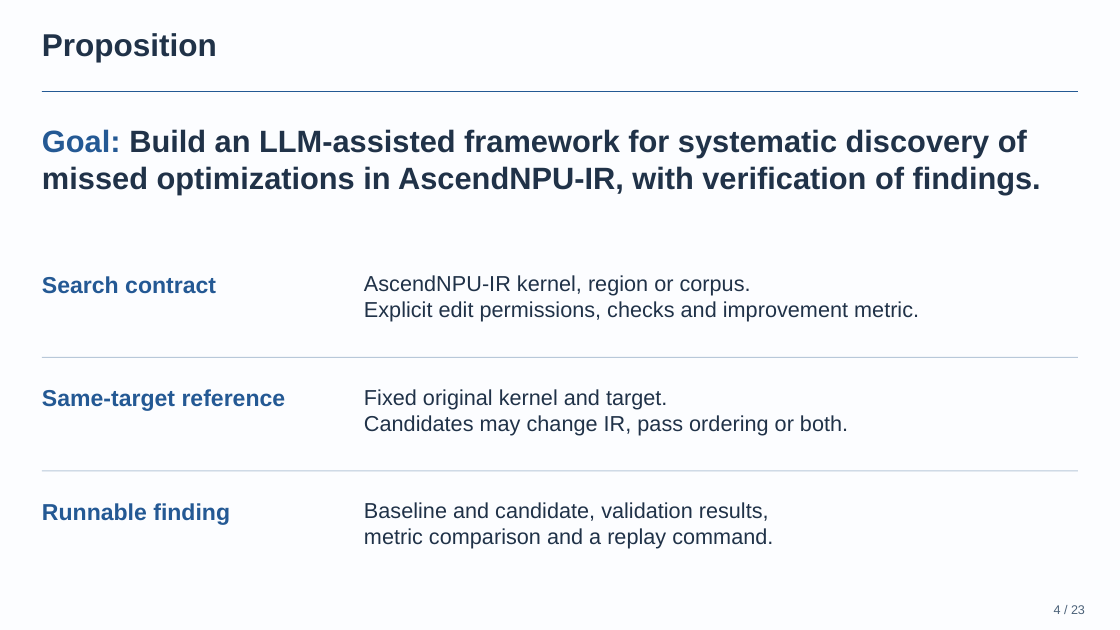
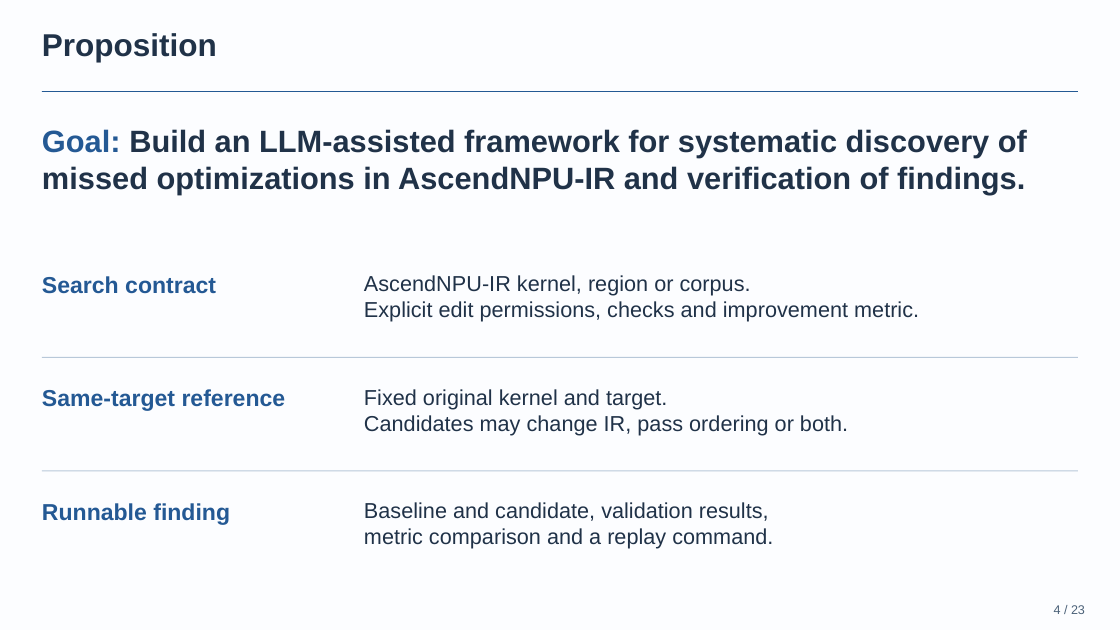
Before and after one commit to BonZirka/ascend-npu-optimization-research, a slide deck: slide 4 of output/ascend-optimization-pitch/ascend-optimization-technical.pptx. Drawn at 1120x630 pixels with LibreOffice and Linux fonts; fonts in the diff are those of the drawing. Boxes give left, top, right and bottom in pixels: in the first picture for what was removed or moved away, otherwise in the second. Text is boxed around its words. In the diff, an @@ line names an element or a change of style, - is before the commit and + after.

Commit message:
Use discovery and verification in the proposition goal

```diff
--- a/output/ascend-optimization-pitch/ascend-optimization-technical.pptx
+++ b/output/ascend-optimization-pitch/ascend-optimization-technical.pptx
@@ text at (42, 129, 1027, 195): text changed @@
-Goal: Build an LLM-assisted framework for systematic discovery of missed optimizations in AscendNPU-IR, with verification of findings.
+Goal: Build an LLM-assisted framework for systematic discovery of missed optimizations in AscendNPU-IR and verification of findings.
```
Also in this commit, not shown: 4 other files.
